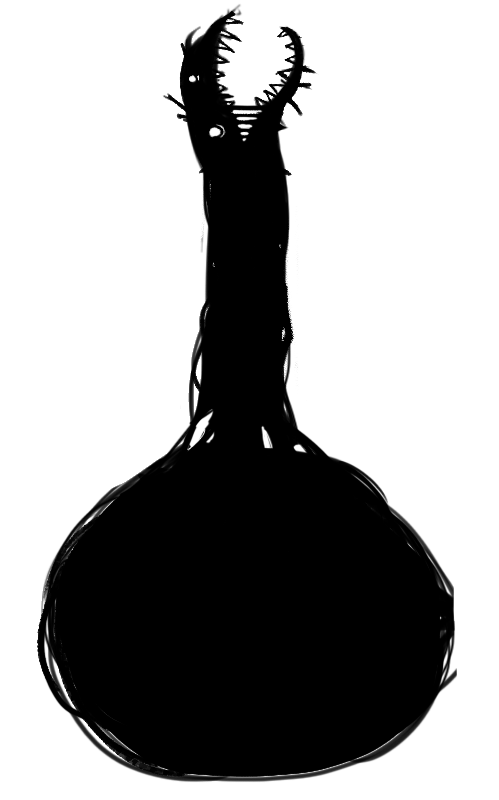
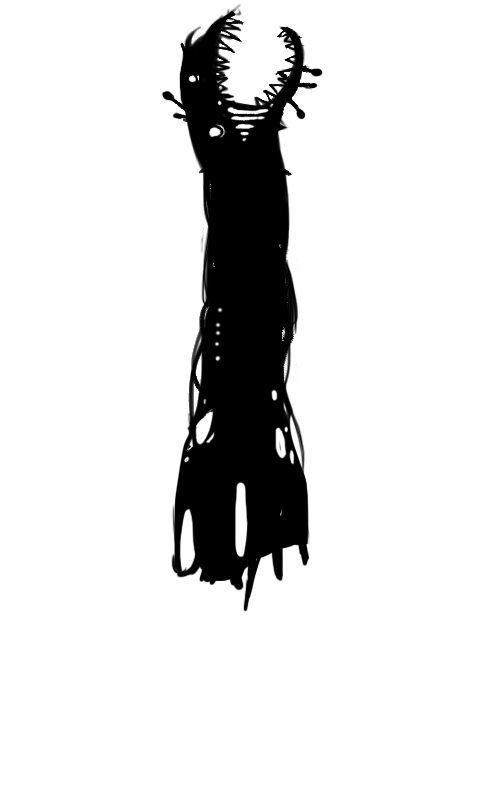
Layers edited between the first and the second 499 × 800 image:
painted on "Layer 2" over 113, 20, 383, 612
hid "Layer 1" over 37, 445, 457, 783
